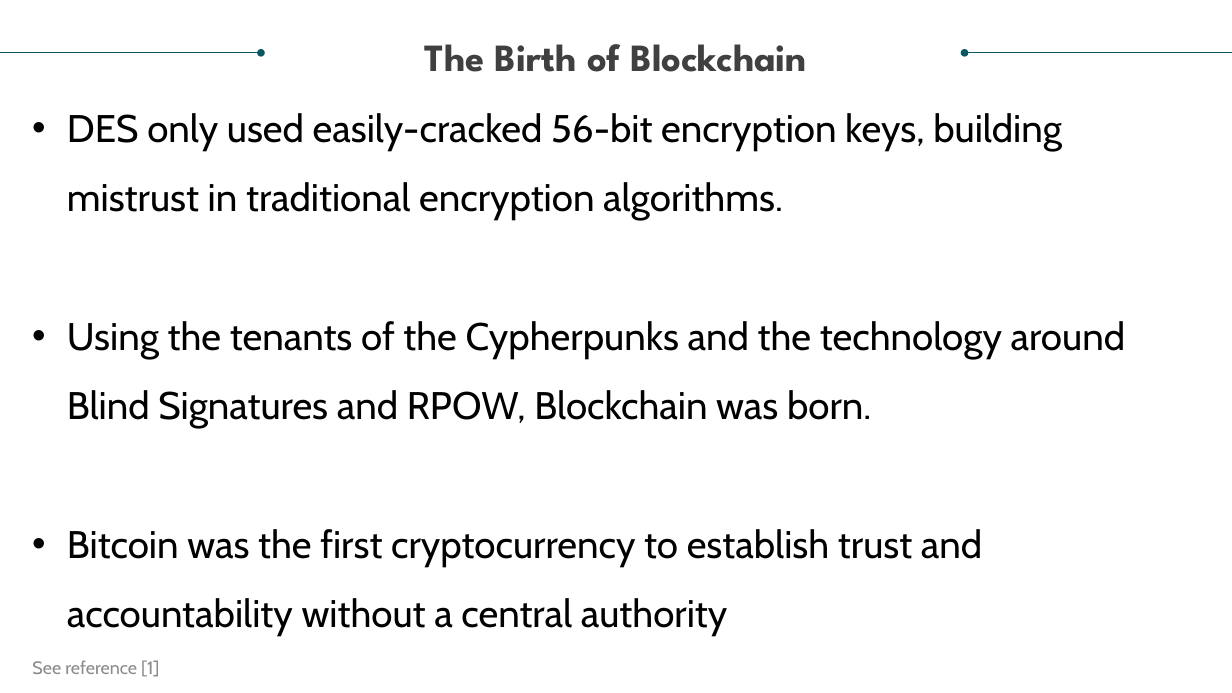
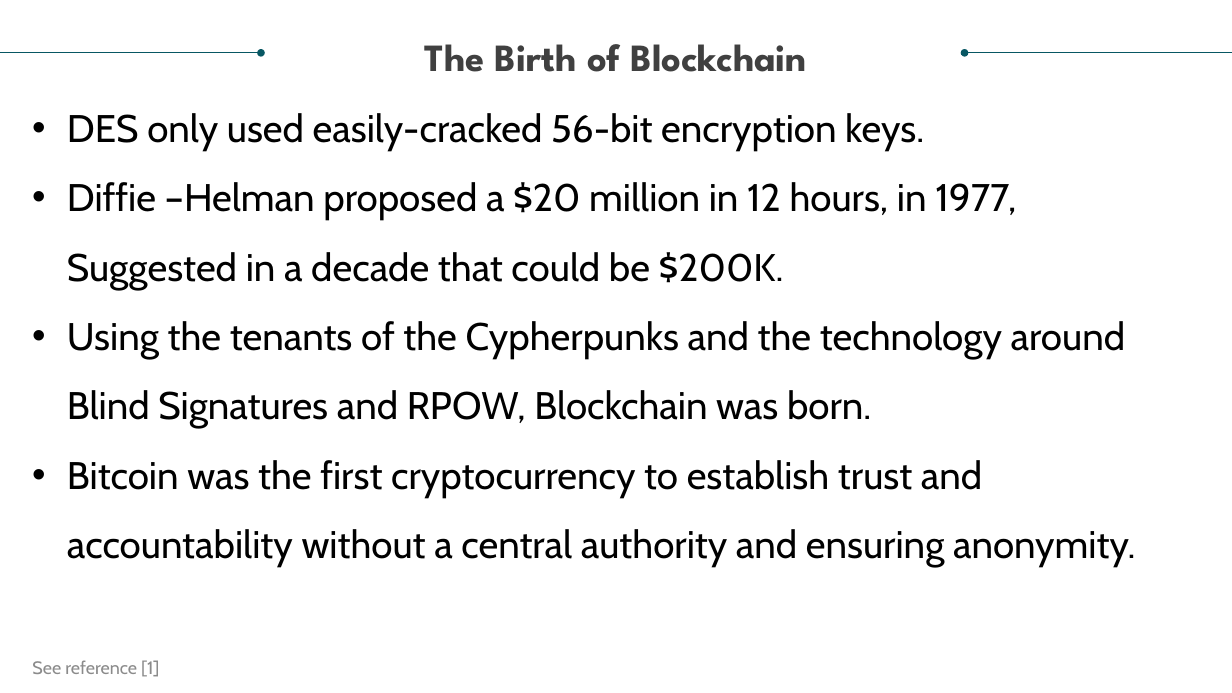
Before and after one commit to realdanielbyrne/BlockChainIntro, a slide deck: slide 4 of DS749 Project_Team 4_Blockchain Analysis.pptx. Drawn at 1232x693 pixels with LibreOffice and Linux fonts; fonts in the diff are those of the drawing. Boxes give left, top, right and bottom in pixels: in the first picture for what was removed or moved away, otherwise in the second. Text is boxed around its words. In the diff, an @@ line names an element or a change of style, - is before the commit and + after.

```diff
--- a/DS749 Project_Team 4_Blockchain Analysis.pptx
+++ b/DS749 Project_Team 4_Blockchain Analysis.pptx
@@ text at (67, 113, 1016, 290): text changed @@
-• DES only used easily-cracked 56-bit encryption keys, building mistrust in traditional encryption algorithms.
+• DES only used easily-cracked 56-bit encryption keys.
+• Diffie –Helman proposed a $20 million in 12 hours, in 1977, Suggested in a decade that could be $200K.
@@ text at (67, 460, 1136, 567): text changed @@
-• Bitcoin was the first cryptocurrency to establish trust and accountability without a central authority
+• Bitcoin was the first cryptocurrency to establish trust and accountability without a central authority and ensuring anonymity.
```
Also in this commit, not shown: 1 other slide changed, 4 other files.
